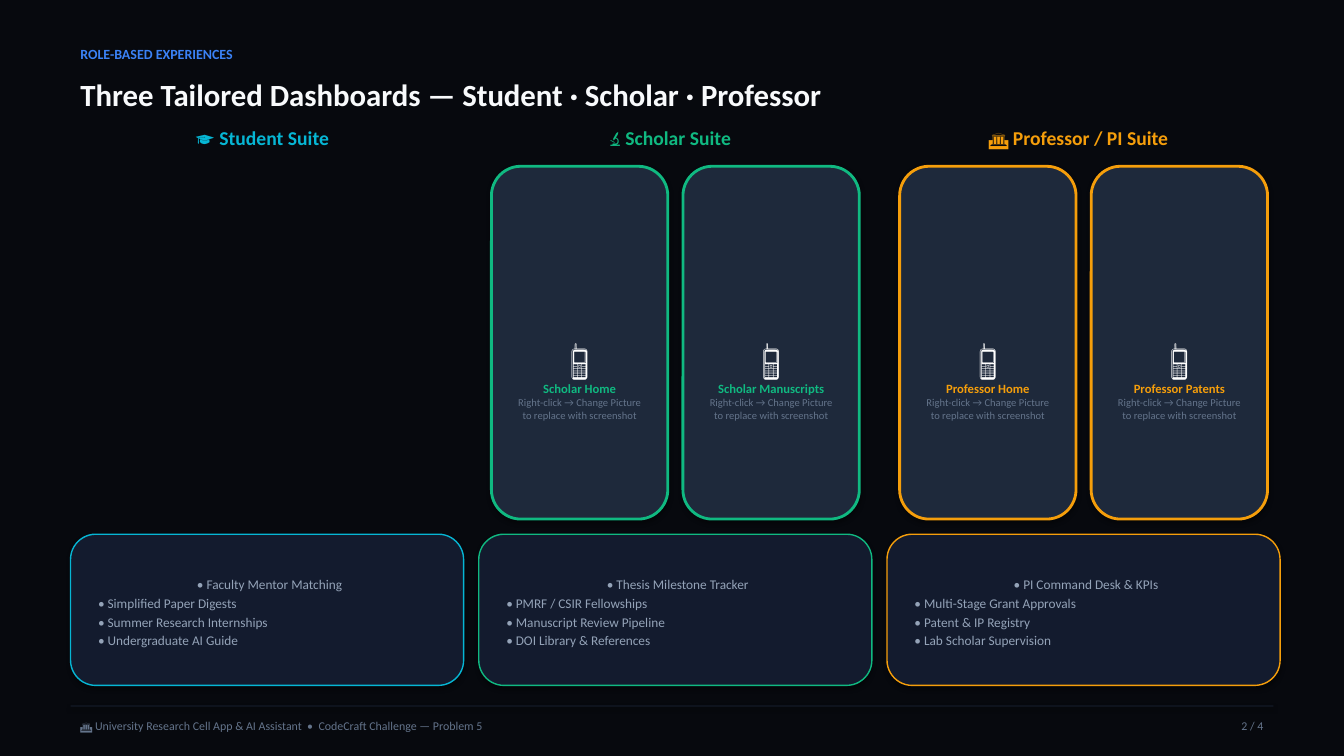
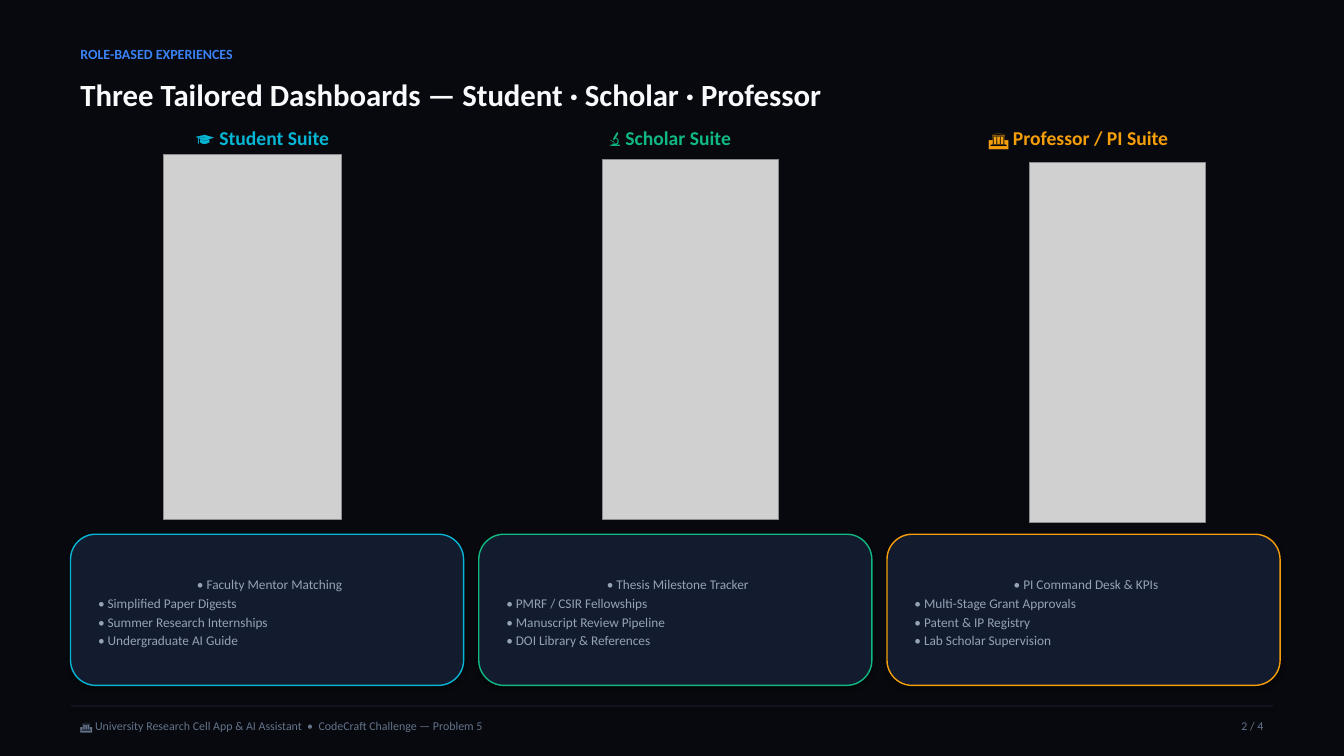
Before and after one commit to kauxync/dhsgu-research-cell-mobile, a slide deck: slide 2 of Research_Cell_Presentation.pptx. Drawn at 1344x756 pixels with LibreOffice and Linux fonts; fonts in the diff are those of the drawing; grey boxes stand for pictures. Boxes give left, top, right and bottom in pixels: in the first picture for what was removed or moved away, otherwise in the second. Text is boxed around its words. In the diff, an @@ line names an element or a change of style, - is before the commit and + after.

```diff
--- a/Research_Cell_Presentation.pptx
+++ b/Research_Cell_Presentation.pptx
@@ picture added at [164, 155, 343, 519] @@
@@ rounded rectangle removed at [492, 166, 668, 519] @@
-📱
-Scholar Home
-Right-click → Change Picture
-to replace with screenshot
@@ picture added at [603, 159, 779, 519] @@
@@ rounded rectangle removed at [684, 166, 860, 519] @@
-📱
-Scholar Manuscripts
-Right-click → Change Picture
-to replace with screenshot
@@ rounded rectangle removed at [900, 166, 1077, 519] @@
-📱
-Professor Home
-Right-click → Change Picture
-to replace with screenshot
@@ picture added at [1029, 162, 1206, 522] @@
@@ rounded rectangle removed at [1091, 166, 1267, 519] @@
-📱
-Professor Patents
-Right-click → Change Picture
-to replace with screenshot
```
Also in this commit, not shown: 1 other slide changed, 10 other files.
